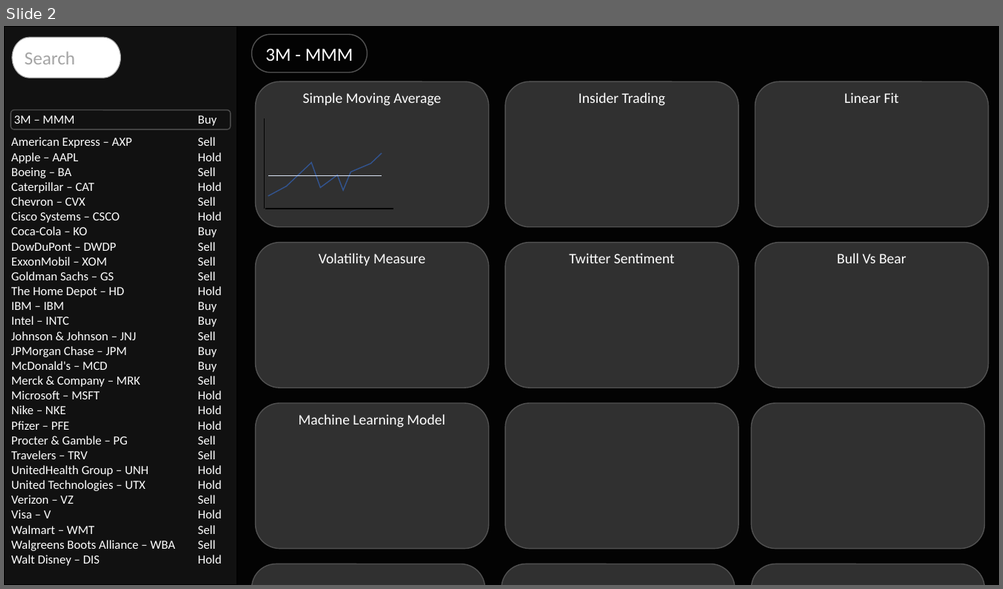
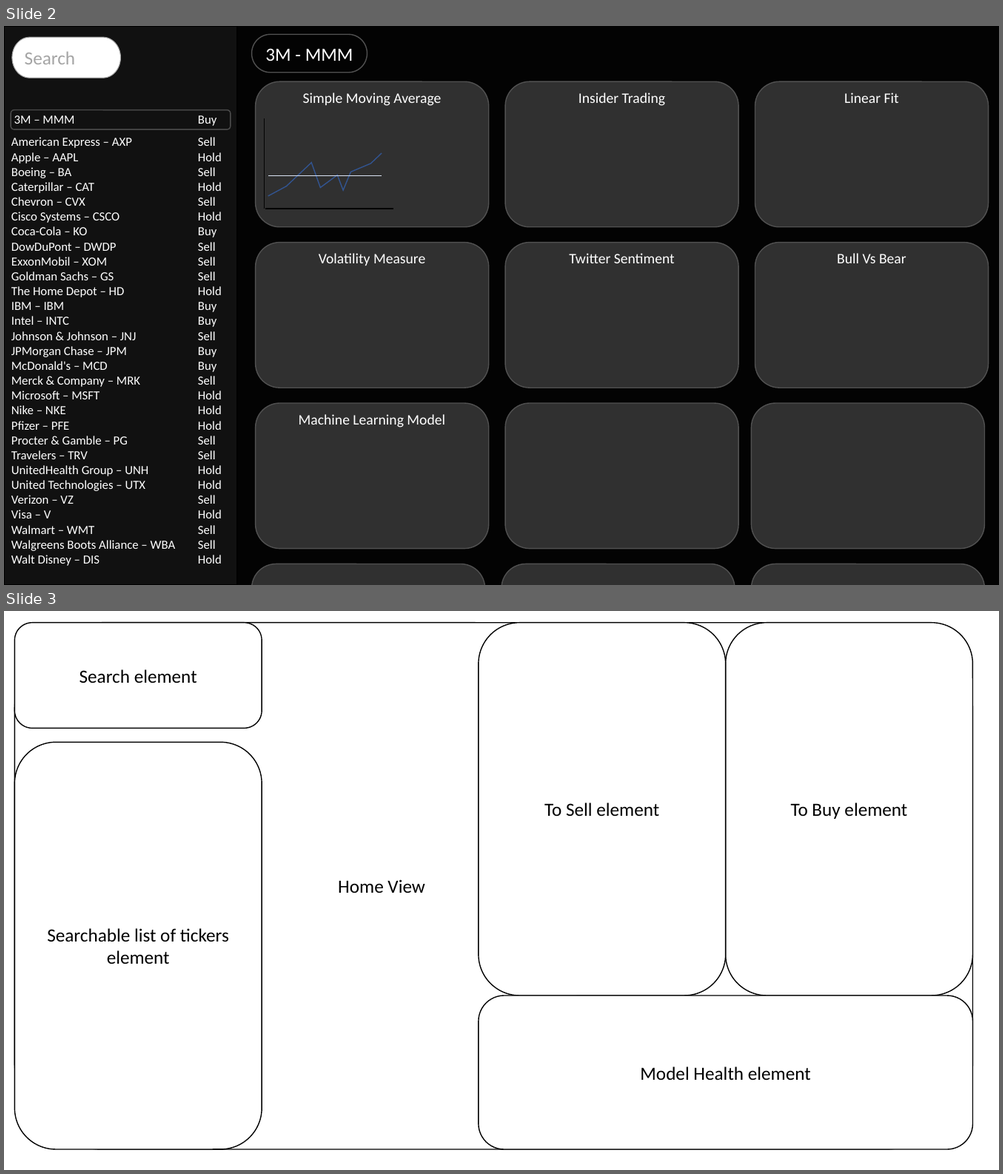
Before and after one commit to chipuha/StockMarket, a slide deck: Visualizer/Mockup.pptx. Shown one above the other, each under a label of ours: slide 2 before the commit, slides 2 and 3 after it. The pictures are 1003x589 and 1003x1174 pixels, drawn with LibreOffice and Linux fonts; fonts in the diff are those of the drawing. Boxes give left, top, right and bottom in pixels: in the first picture for what was removed or moved away, otherwise in the second. Text is boxed around its words. In the diff, an @@ line names an element or a change of style, - is before the commit and + after.

Commit message:
added a specific view for the visualizer mockup

```diff
--- a/Visualizer/Mockup.pptx
+++ b/Visualizer/Mockup.pptx
@@ slide 3 added at box(4, 611, 999, 1170), background #FFFFFF @@
@@ rounded rectangle added at box(14, 623, 973, 1150), fill #FFFFFF, outline #000000 1 pt, 18 pt, text #000000 @@
+Home View
@@ rounded rectangle added at box(14, 623, 262, 729), fill #FFFFFF, outline #000000 1 pt, 18 pt, text #000000 @@
+Search element
@@ rounded rectangle added at box(478, 623, 726, 996), fill #FFFFFF, outline #000000 1 pt, 18 pt, text #000000 @@
+To Sell element
@@ rounded rectangle added at box(726, 623, 973, 996), fill #FFFFFF, outline #000000 1 pt, 18 pt, text #000000 @@
+To Buy element
@@ rounded rectangle added at box(14, 742, 262, 1150), fill #FFFFFF, outline #000000 1 pt, 18 pt, text #000000 @@
+Searchable list of tickers element
@@ rounded rectangle added at box(478, 996, 973, 1150), fill #FFFFFF, outline #000000 1 pt, 18 pt, text #000000 @@
+Model Health element
```
Also in this commit, not shown: 1 other slide added.
